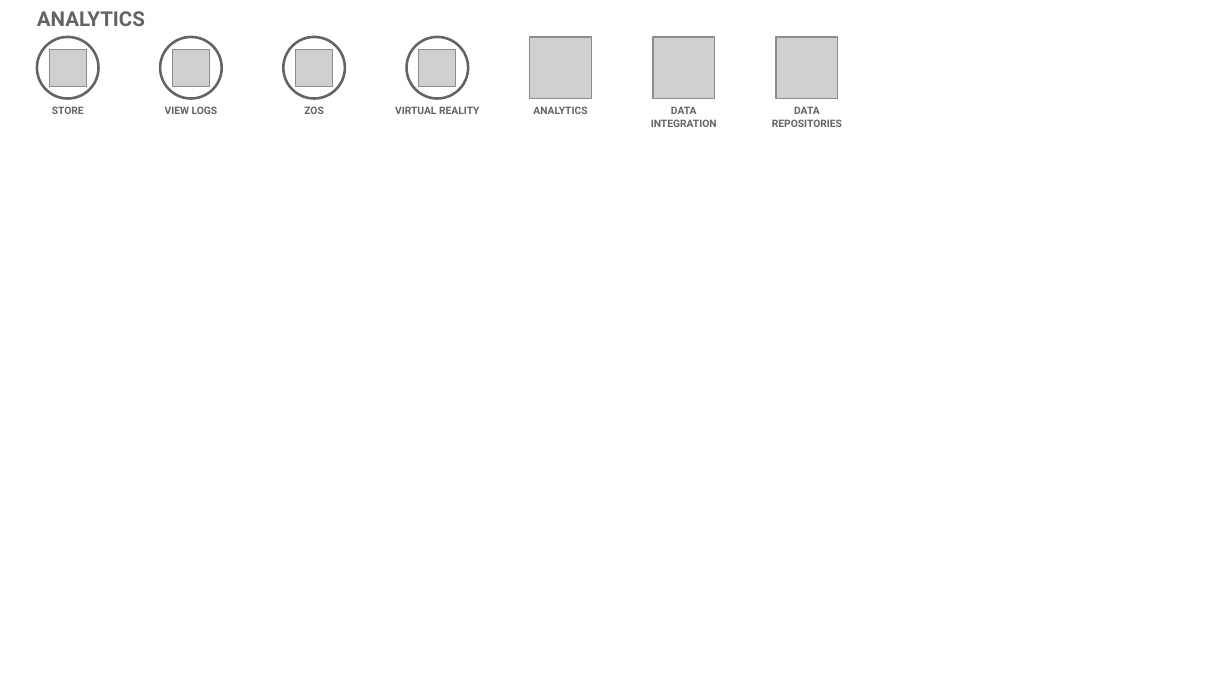
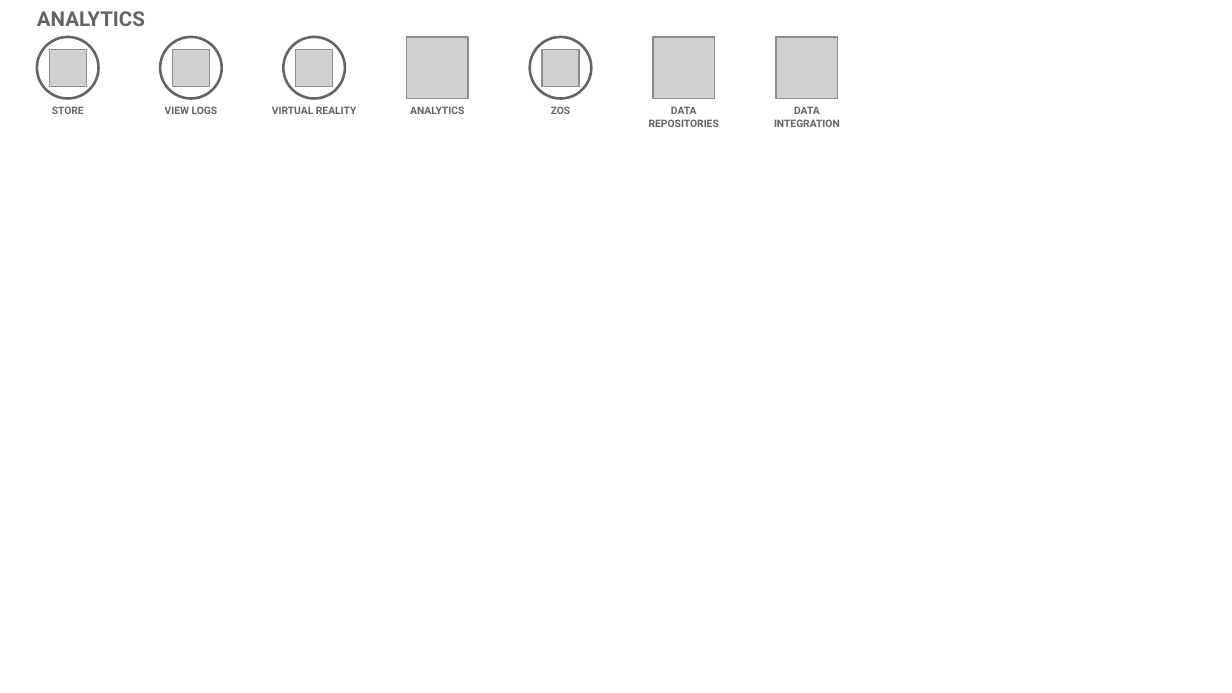
Before and after one commit to l2fprod/myarchitecture, a slide deck: slide 13 of mycatalog-architecture-diagram-template.pptx. Drawn at 1232x693 pixels with LibreOffice and Linux fonts; fonts in the diff are those of the drawing; grey boxes stand for pictures. Boxes give left, top, right and bottom in pixels: in the first picture for what was removed or moved away, otherwise in the second. Text is boxed around its words. In the diff, an @@ line names an element or a change of style, - is before the commit and + after.

```diff
--- a/mycatalog-architecture-diagram-template.pptx
+++ b/mycatalog-architecture-diagram-template.pptx
@@ picture removed at bbox=[419, 49, 456, 86] @@
@@ ellipse: place and size @@
-ellipse at bbox=[407, 37, 468, 99]
+ellipse at bbox=[530, 37, 591, 99]
@@ picture added at bbox=[542, 49, 579, 86] @@
@@ 2 texts, 1 picture: place and size @@
-2 texts, 1 picture at bbox=[395, 37, 591, 114]
+2 texts, 1 picture at bbox=[272, 37, 468, 114]
@@ text "ZOS": place and size @@
-text "ZOS" at bbox=[304, 106, 323, 114]
+text "ZOS" at bbox=[551, 106, 570, 114]
@@ text at bbox=[649, 106, 719, 127]: text changed @@
-DATA INTEGRATION
+DATA REPOSITORIES
@@ text at bbox=[774, 106, 840, 127]: text changed @@
-DATA REPOSITORIES
+DATA INTEGRATION
```
Also in this commit, not shown: 11 other slides changed.
